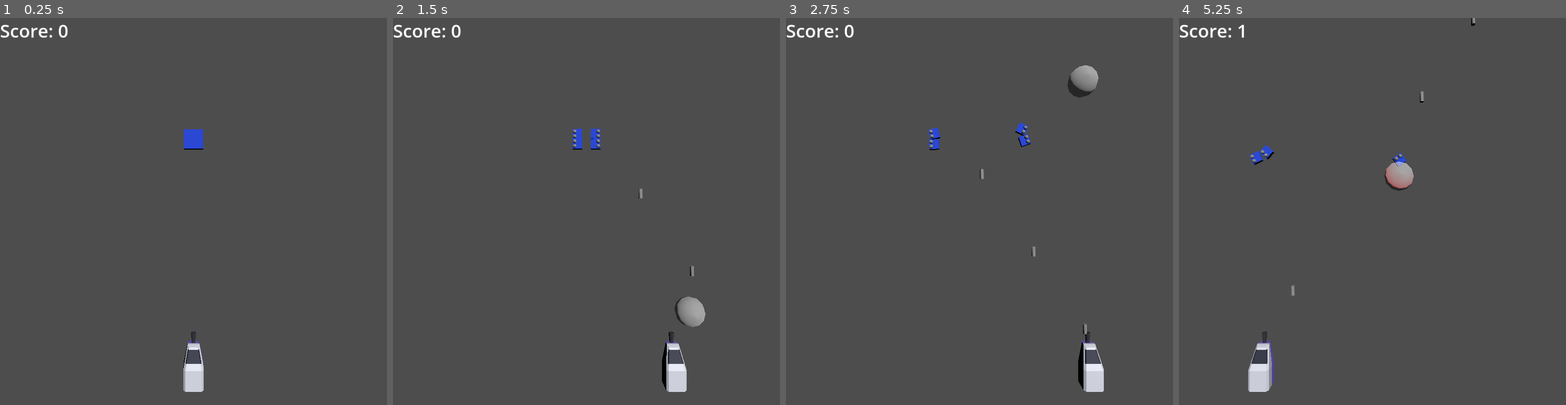
Above: before the commit, frames 1-4 (left to right).
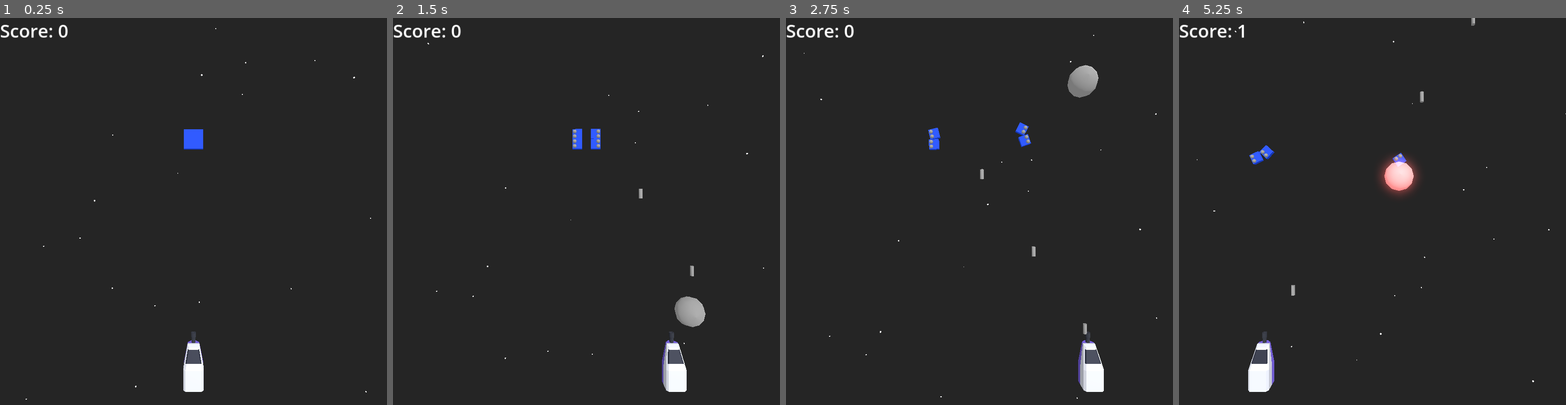
Above: after the commit, the same moments.

Repository: doctor-g/LD56
Game: Godot game, scene res://world/world.tscn
Same seed, same stepped clock (60 frames per second), same inputs: the game is played once before the commit and once after it.
Inputs (mouse positions are in pixels of both pictures, inside the frame that each line leads up to):
- Up to frame 1 (0.25 s): no input
- Up to frame 2 (1.5 s): tap Enter at 0.5 s; move the mouse to (671, 192) at 0.52 s; hold D (move_right) 0.53-1.28 s; hold Space (fire) 0.53-1.28 s; move the mouse to (509, 230) at 1.27 s; hold A (move_left) from 1.28 s (still down); tap X (launch_bubble) at 1.35 s
- Up to frame 3 (2.75 s): move the mouse to (1018, 126) at 2.02 s; release A (move_left) at 2.03 s; hold D (move_right) from 2.03 s (still down); hold Space (fire) from 2.03 s (still down)
- Up to frame 4 (5.25 s): move the mouse to (1353, 288) at 2.77 s; release Space (fire) at 2.78 s; tap X (launch_bubble) at 2.85, 4.35 s; move the mouse to (1488, 269) at 3.52 s; release D (move_right) at 3.53 s; hold Space (fire) 3.53-4.28 s; hold A (move_left) from 3.53 s (still down); move the mouse to (1256, 153) at 4.27 s; move the mouse to (1391, 211) at 5.02 s; hold Space (fire) from 5.03 s (still down)

The runs differ from the first frame. In frame 1, 100% of the frame differs, in the area x 0-100%, y 0-100%; in frame 2, 99%; in frame 3, 99%; in frame 4, 100%.

Commit message:
Reconfigure for good web build looks
The dark background wasn't exporting as expected in the HTML build.

Diff:
--- a/project/project.godot
+++ b/project/project.godot
@@ -61,3 +61,9 @@
 2d_physics/layer_3="enemies"
 3d_physics/layer_3="enemies"
 3d_physics/layer_4="critters"
+
+[rendering]
+
+renderer/rendering_method="gl_compatibility"
+renderer/rendering_method.mobile="gl_compatibility"
+environment/defaults/default_clear_color=Color(0.0862745, 0.0862745, 0.0862745, 1)
--- a/project/world/world.tscn
+++ b/project/world/world.tscn
@@ -1,8 +1,17 @@
-[gd_scene load_steps=6 format=3 uid="uid://iecyipog4mxn"]
+[gd_scene load_steps=9 format=3 uid="uid://iecyipog4mxn"]
 
 [ext_resource type="PackedScene" uid="uid://bfr1e5p414f76" path="res://player_ship/player_ship.tscn" id="1_47gyb"]
 [ext_resource type="Script" path="res://world/world.gd" id="1_yhb16"]
 [ext_resource type="PackedScene" uid="uid://6ese1ateab5u" path="res://enemies/square_enemy.tscn" id="2_gi65c"]
+
+[sub_resource type="Environment" id="Environment_r7wpj"]
+background_mode = 1
+background_color = Color(0.0383711, 0.0383711, 0.0383711, 1)
+ambient_light_source = 2
+ambient_light_color = Color(1, 1, 1, 1)
+ambient_light_energy = 0.6
+reflected_light_source = 1
+glow_enabled = true
 
 [sub_resource type="BoxShape3D" id="BoxShape3D_hflo7"]
 size = Vector3(1, 1, 10)
@@ -10,8 +19,16 @@
 [sub_resource type="LabelSettings" id="LabelSettings_7ga2q"]
 font_size = 48
 
+[sub_resource type="StandardMaterial3D" id="StandardMaterial3D_vys26"]
+emission_enabled = true
+
+[sub_resource type="SphereMesh" id="SphereMesh_nodb4"]
+
 [node name="World" type="Node3D"]
 script = ExtResource("1_yhb16")
+
+[node name="WorldEnvironment" type="WorldEnvironment" parent="."]
+environment = SubResource("Environment_r7wpj")
 
 [node name="DirectionalLight3D" type="DirectionalLight3D" parent="."]
 transform = Transform3D(-0.866023, -0.433016, 0.250001, 0, 0.499998, 0.866027, -0.500003, 0.749999, -0.43301, 0, 0, 0)
@@ -42,4 +59,21 @@
 text = "Score: 0"
 label_settings = SubResource("LabelSettings_7ga2q")
 
+[node name="CPUParticles3D" type="CPUParticles3D" parent="."]
+transform = Transform3D(1, 0, 0, 0, 1, 0, 0, 0, 1, 0, -21.5821, -37.4825)
+material_override = SubResource("StandardMaterial3D_vys26")
+amount = 50
+lifetime = 20.0
+preprocess = 20.0
+mesh = SubResource("SphereMesh_nodb4")
+emission_shape = 3
+emission_box_extents = Vector3(30, 10, 0.1)
+direction = Vector3(0, 0, 1)
+spread = 0.0
+gravity = Vector3(0, 0, 0)
+initial_velocity_min = 6.0
+initial_velocity_max = 6.0
+scale_amount_min = 0.1
+scale_amount_max = 0.2
+
 [connection signal="child_entered_tree" from="." to="." method="_on_child_entered_tree"]
